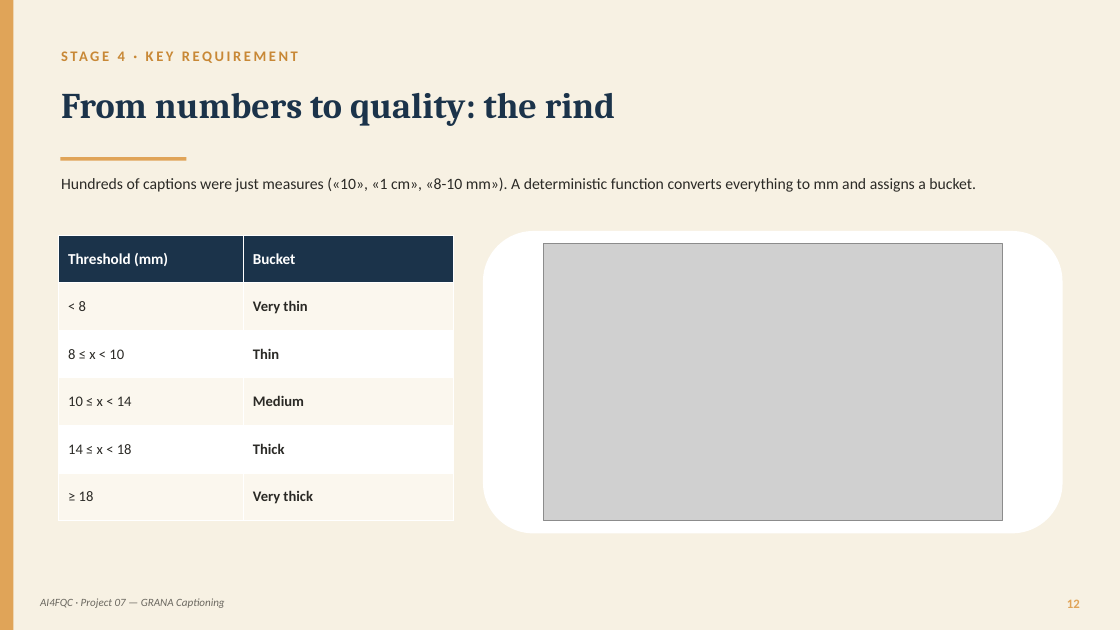
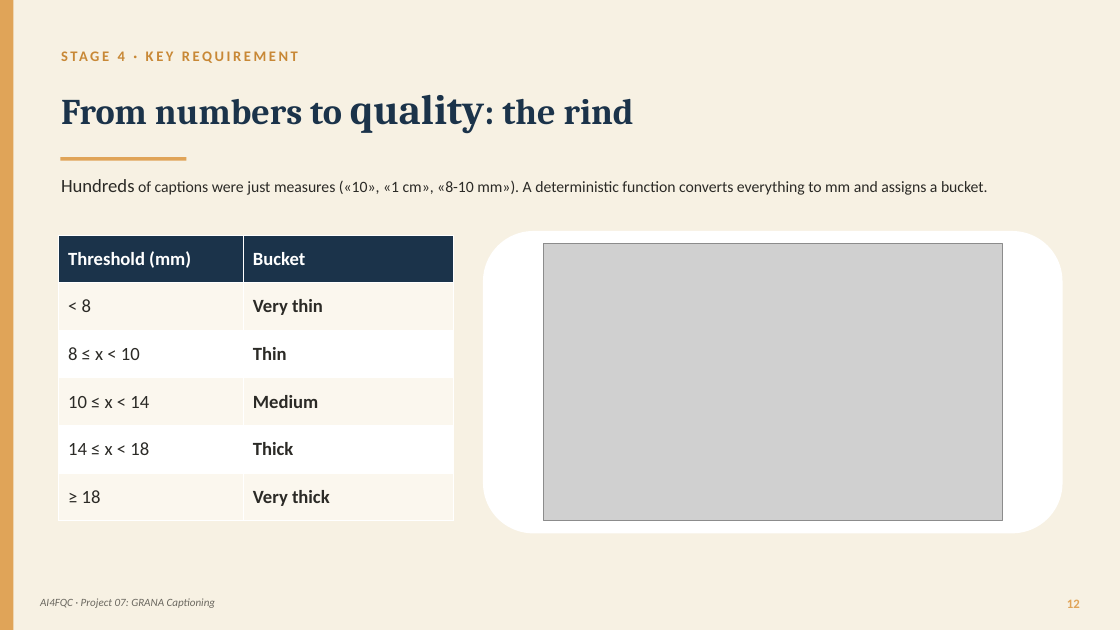
Before and after one commit to panciut/Cheese, a slide deck: slide 12 of presentation/Trentingrana_Captioning_EN.pptx. Drawn at 1120x630 pixels with LibreOffice and Linux fonts; fonts in the diff are those of the drawing; grey boxes stand for pictures. Boxes give left, top, right and bottom in pixels: in the first picture for what was removed or moved away, otherwise in the second. Text is boxed around its words. In the diff, an @@ line names an element or a change of style, - is before the commit and + after.

```diff
--- a/presentation/Trentingrana_Captioning_EN.pptx
+++ b/presentation/Trentingrana_Captioning_EN.pptx
@@ text "From numbers to quality: the ..." at (61,94,634,134): size 31 to 36 pt in "quality:" @@
@@ text "Hundreds of captions were just ..." at (61,179,988,195): size 13.5 to 16 pt in "Hundreds" @@
@@ table at (59,235,454,521) @@
@@ size 13 to 16 pt in "Threshold (mm)", "Bucket" @@
@@ size 12.5 to 16 pt in "< 8", "Very thin", "8 ≤ x < 10", "Thin" and 6 more places @@
@@ text at (40,598,216,608): text changed @@
-AI4FQC · Project 07 — GRANA Captioning
+AI4FQC · Project 07: GRANA Captioning
```
Also in this commit, not shown: 29 other slides changed, 1 other file.
